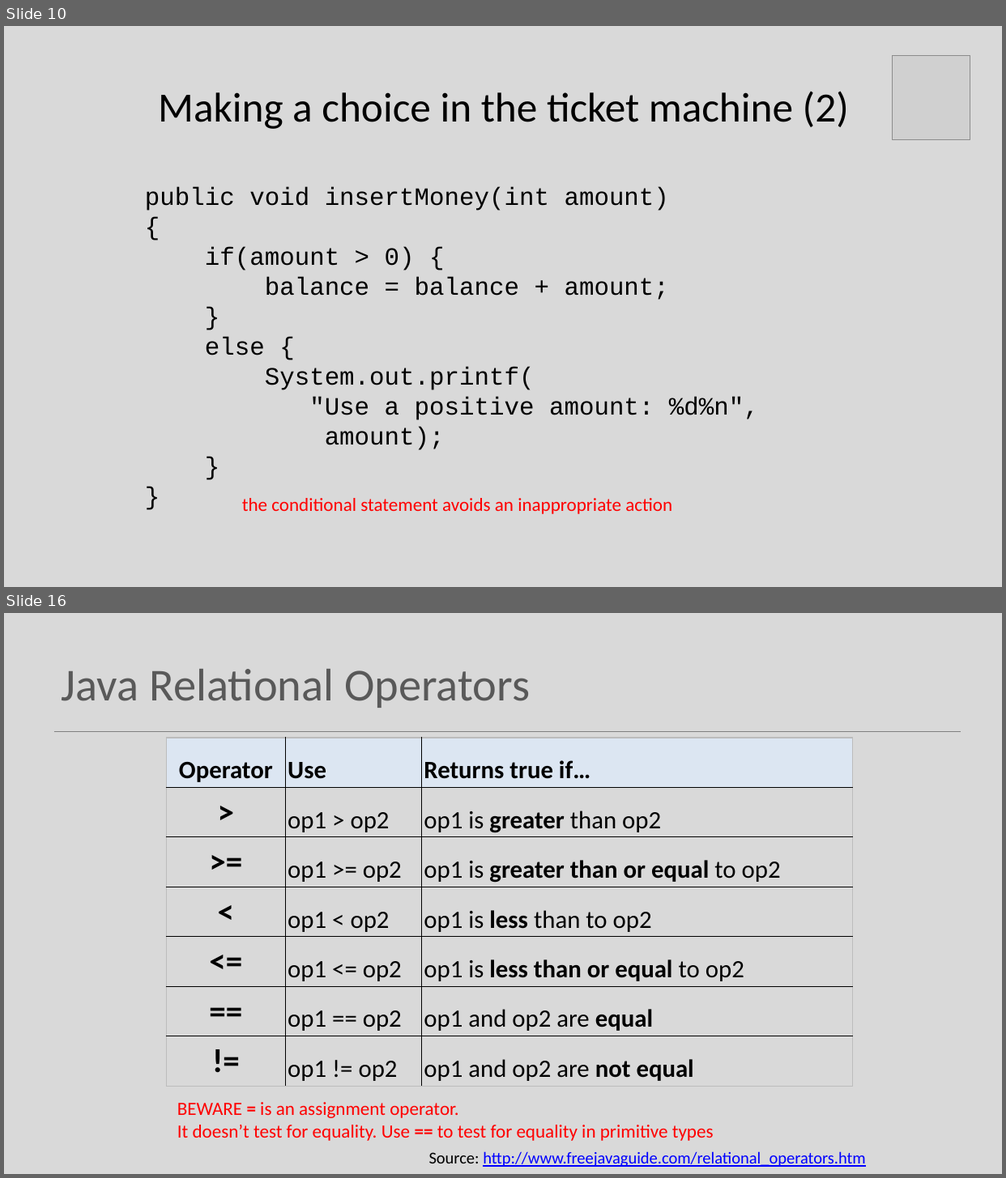
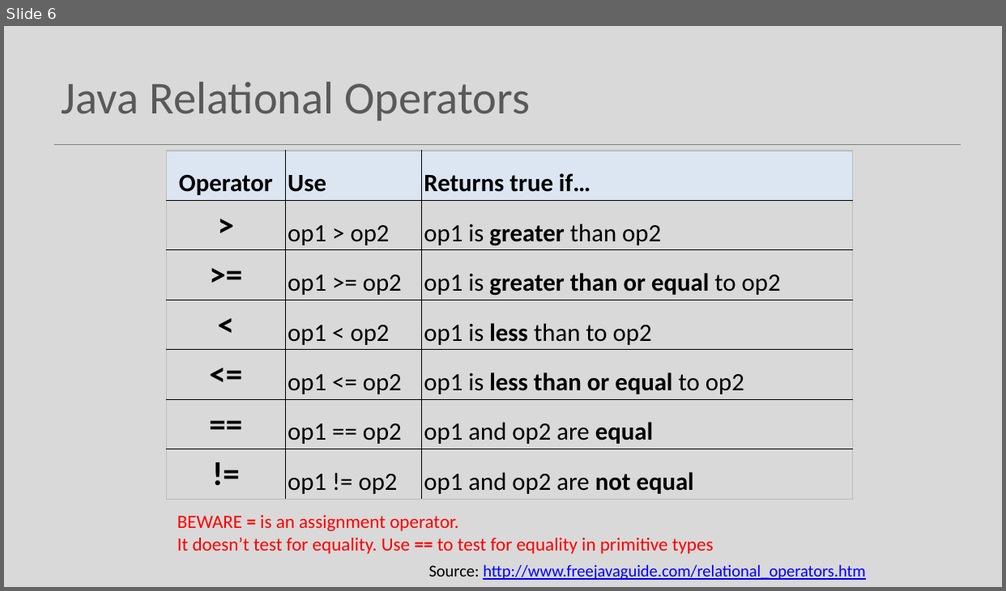
Before and after one commit to Programming-Fundamentals-SETU/prog-fund-1-sept-25, a slide deck: topic04-selection/unit-1/talk-3/c-boolean-cond.pptx. Shown one above the other, each under a label of ours: slides 10 and 16 before the commit, slide 6 after it; the slides between them are not shown. The pictures are 1006x1178 and 1006x591 pixels, drawn with LibreOffice and Linux fonts; fonts in the diff are those of the drawing; grey boxes stand for pictures. Boxes give left, top, right and bottom in pixels: in the first picture for what was removed or moved away, otherwise in the second. Text is boxed around its words. In the diff, an @@ line names an element or a change of style, - is before the commit and + after.

```diff
--- a/topic04-selection/unit-1/talk-3/c-boolean-cond.pptx
+++ b/topic04-selection/unit-1/talk-3/c-boolean-cond.pptx
@@ slide 10 removed at [4,26,1002,587], background #D9D9D9 @@
@@ picture removed at [892,56,970,139] @@
@@ title removed at [158,91,849,129] @@
-Making a choice in the ticket machine (2)
@@ text removed at [145,187,759,450] @@
-public void insertMoney(int amount)
-{
-if(amount > 0) {
-balance = balance + amount;
-}
-else {
-System.out.printf(
-"Use a positive amount: %d%n",
-amount);
-}
-}
@@ text removed at [242,498,672,514] @@
-the conditional statement avoids an inappropriate action
@@ what was slide 16 is now slide 6 @@
```
Also in this commit, not shown: 2 slides changed, 11 slides added, 14 other slides removed, 4 other files.
